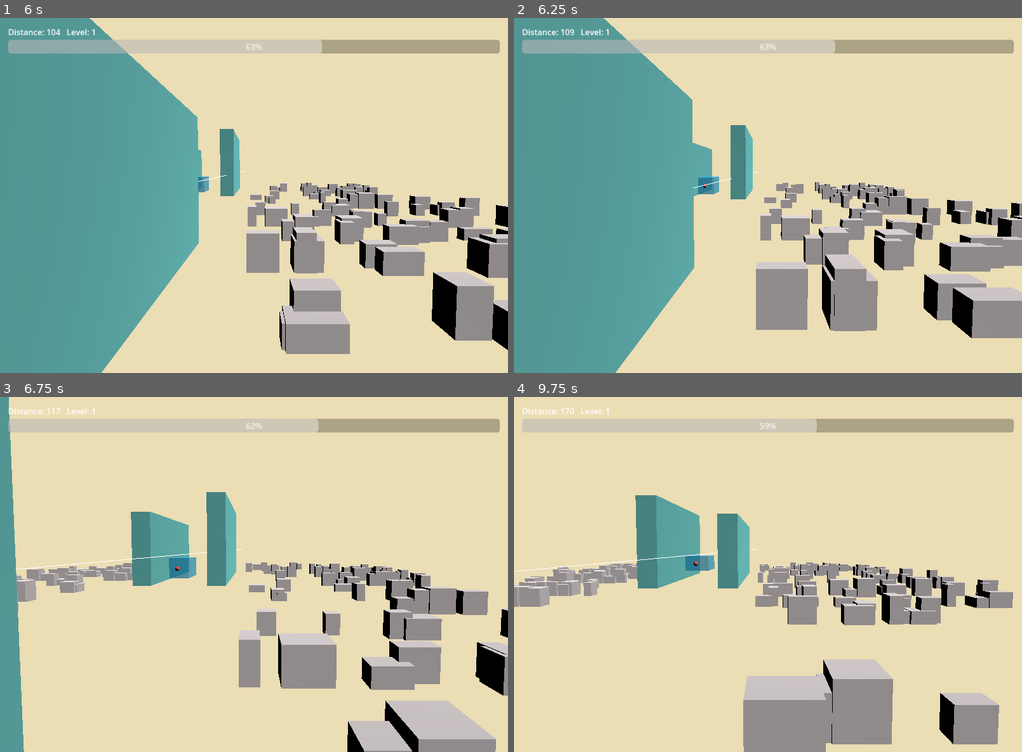
Above: before the commit, frames 1-4 (two rows, left to right).
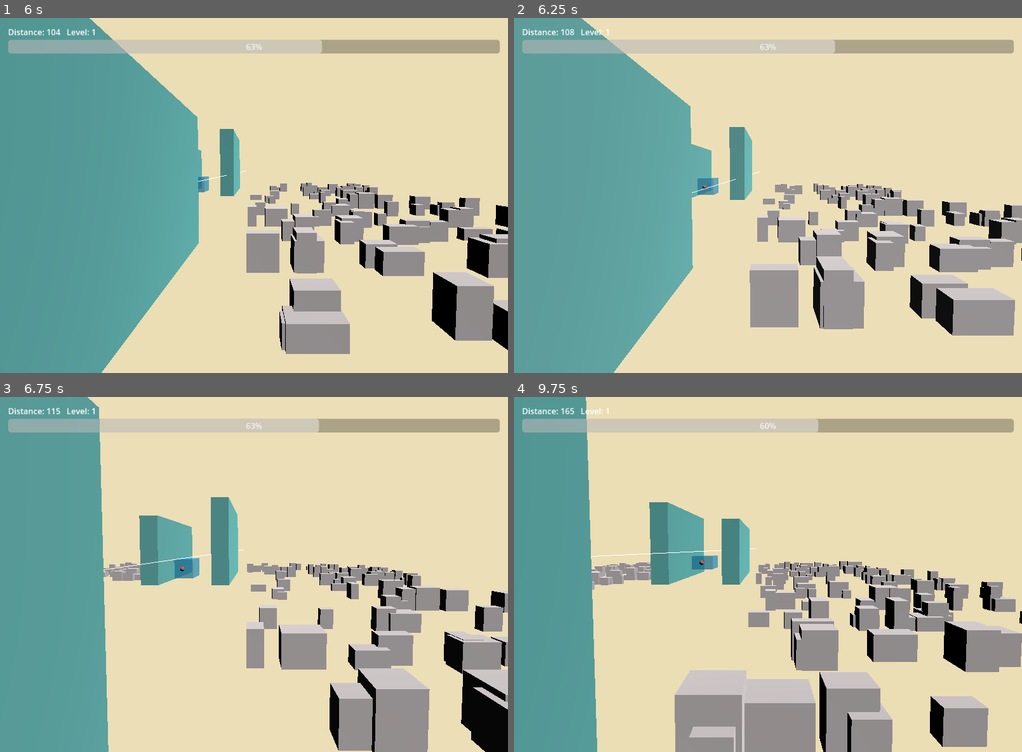
Above: after the commit, the same moments.

Repository: weathermanho/supercent
Game: Godot game, scene res://scenes/Main.tscn
Two runs of this game, one before a commit and one after it. Both use one fixed random seed, a clock stepped at 60 frames per second and the inputs below.
Inputs (mouse positions are in pixels of both pictures, inside the frame that each line leads up to):
- Up to frame 1 (6 s): move the mouse to (365, 177) at 0.52 s; hold Right mouse button (fire_missle) 0.53-1.28 s; move the mouse to (152, 213) at 1.27 s; right-click (152, 213) at 1.35 s; move the mouse to (304, 117) at 2.02 s; hold Right mouse button (fire_missle) 2.03-2.78 s; move the mouse to (228, 266) at 2.77 s; right-click (228, 266) at 2.85 s; move the mouse to (406, 248) at 3.52 s; hold Right mouse button (fire_missle) 3.53-4.28 s; move the mouse to (101, 142) at 4.27 s; right-click (101, 142) at 4.35 s; move the mouse to (279, 195) at 5.02 s; hold Right mouse button (fire_missle) 5.03-5.78 s; move the mouse to (177, 106) at 5.77 s; right-click (177, 106) at 5.85 s
- Up to frame 2 (6.25 s): no input
- Up to frame 3 (6.75 s): move the mouse to (365, 556) at 6.52 s; hold Right mouse button (fire_missle) from 6.53 s (still down)
- Up to frame 4 (9.75 s): move the mouse to (666, 592) at 7.27 s; release Right mouse button (fire_missle) at 7.28 s; right-click (666, 592) at 7.35 s; move the mouse to (818, 496) at 8.02 s; hold Right mouse button (fire_missle) 8.03-8.78 s; move the mouse to (742, 645) at 8.77 s; right-click (742, 645) at 8.85 s; move the mouse to (920, 627) at 9.52 s; hold Right mouse button (fire_missle) from 9.53 s (still down)

Frame 1 is identical in both runs. In frame 2, 9.2% of the frame differs, in the area x 11-100%, y 0-100%; in frame 3, 34%, in the area x 1-100%, y 0-100%; in frame 4, 32%.

Commit message:
feat(juice): wire shake+hitstop+flash+ring into target and wall hits

Diff:
--- a/godot_project/scripts/Main.gd
+++ b/godot_project/scripts/Main.gd
@@ -307,7 +307,11 @@
 		for j in _targets.size():
 			var t_pos: Vector3 = _targets[j].position
 			if _segment_point_distance(m.prev_position, m.position, t_pos) < HIT_RADIUS:
-				_spawn_particles_at(t_pos, 15, 1, 7)
+				_spawn_particles_at(t_pos, 30, 1, 8)
+				_spawn_shockwave(t_pos, 8.0, 0.4)
+				shaker.shake(GameConfig.shake_hit_intensity, GameConfig.shake_hit_duration)
+				time_scaler.request_hitstop(GameConfig.hitstop_duration)
+				flash_overlay.flash(0.15, 0.06)
 				_targets[j].queue_free()
 				_targets.remove_at(j)
 				hit = true
@@ -319,7 +323,11 @@
 				if absf(m.position.x - b.position.x) < b.w * 0.5 \
 				and absf(m.position.y - b.position.y) < b.h * 0.5 \
 				and absf(m.position.z - b.position.z) < b.d * 0.5:
-					_make_white_spheres(m.position)
+					_make_white_spheres(m.position, false)
+					_spawn_shockwave(m.position, 10.0, 0.45)
+					shaker.shake(GameConfig.shake_hit_intensity * 1.4, GameConfig.shake_hit_duration * 1.2)
+					time_scaler.request_hitstop(GameConfig.hitstop_duration)
+					flash_overlay.flash(0.15, 0.08)
 					hit = true
 					break
 
@@ -349,28 +357,31 @@
 		var p: Node3D = ParticleScript.new()
 		p.color_index = color
 		p.sprite_scale = float(scale_)
-		p.inc_y = -1.0 + randf() * 2.0
-		p.inc_z = -1.0 + randf() * 2.0
-		p.inc_rx = randf() * 12.0
-		p.inc_rz = randf() * 12.0
-		p.duration = 0.3
+		p.inc_y = -2.0 + randf() * 4.0
+		p.inc_z = -2.0 + randf() * 4.0
+		p.inc_rx = randf() * 18.0
+		p.inc_rz = randf() * 18.0
+		p.duration = 0.5
 		add_child(p)
 		p.position = pos
 		_particles.append(p)
 
 
-func _make_white_spheres(pos: Vector3) -> void:
-	var n := 7 + int(randf() * 20.0)
+func _make_white_spheres(pos: Vector3, big: bool = false) -> void:
+	var n: int = (80 + int(randf() * 40.0)) if big else (20 + int(randf() * 30.0))
 	for i in n:
 		var s: Node3D = WhiteSphereScript.new()
 		s.color = GameColors.BROWN_DARK if i % 5 == 0 else GameColors.PURE_WHITE
-		s.sphere_scale = 2.0 + randf() * 3.0
-		s.duration = 0.9
+		var max_scale: float = 18.0 if big else 8.0
+		var min_scale: float = 10.0 if big else 3.0
+		s.sphere_scale = min_scale + randf() * (max_scale - min_scale)
+		s.duration = 1.4 if big else 0.9
 		add_child(s)
+		var spread: float = 35.0 if big else 18.0
 		s.position = pos + Vector3(
-			-15.0 + randf() * 25.0,
-			-15.0 + randf() * 25.0,
-			-15.0 + randf() * 25.0
+			-spread + randf() * spread * 2.0,
+			-spread + randf() * spread * 2.0,
+			-spread + randf() * spread * 2.0
 		)
 		_white_spheres.append(s)
 
